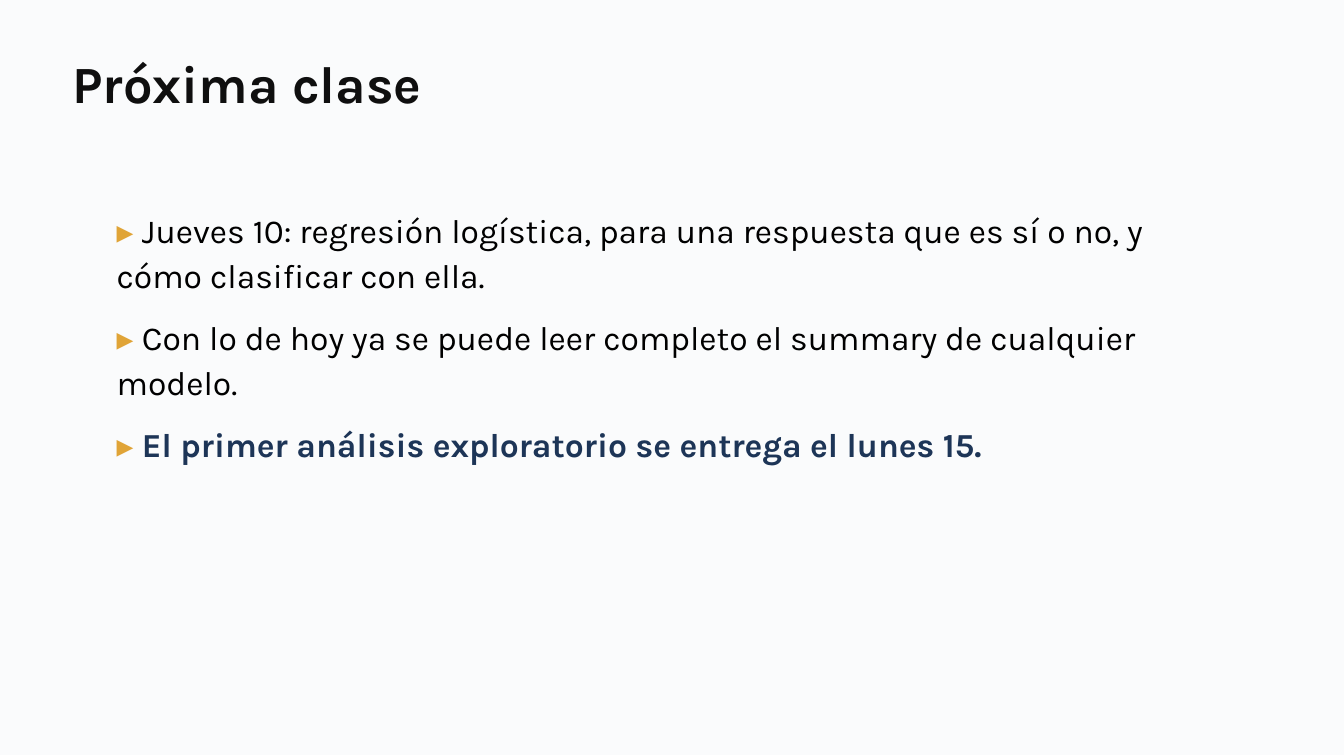
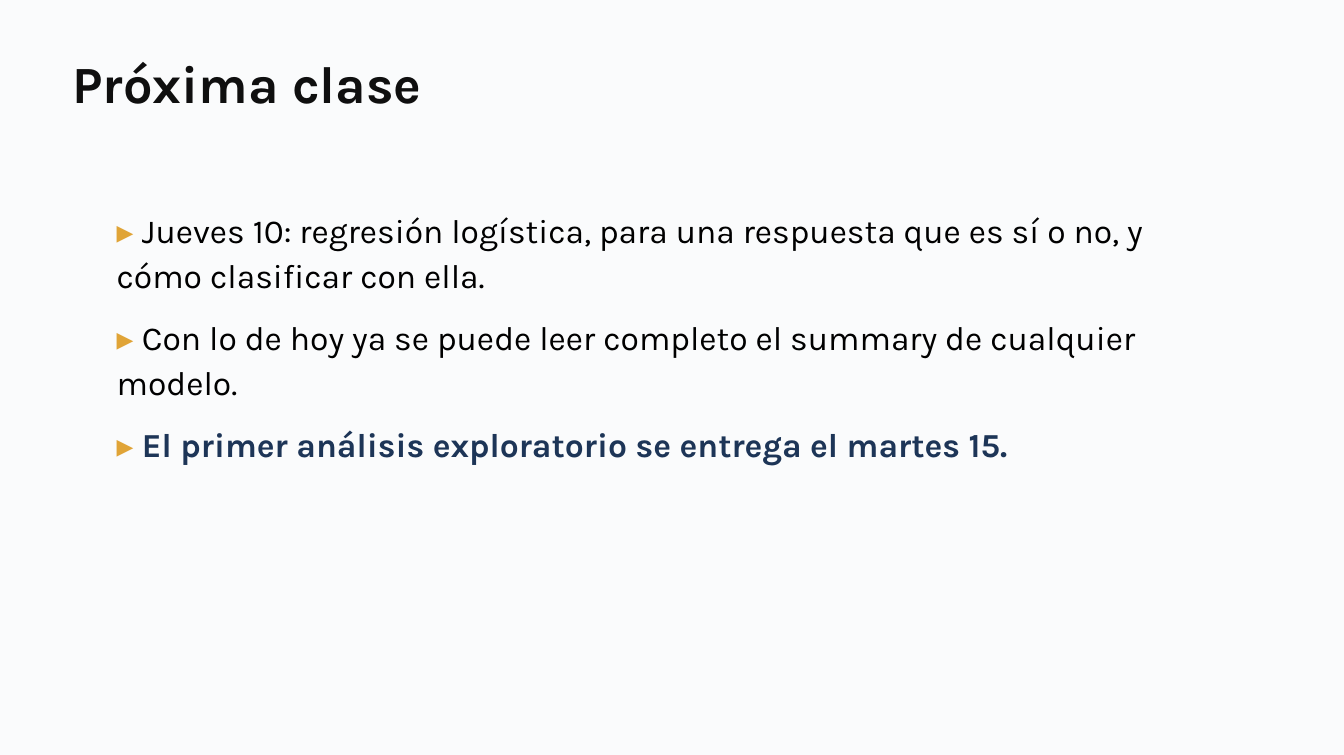
Before and after one commit to daniopitz/diplomado-cdd, a slide deck: slide 50 of presentaciones/clase05_probabilidad_inferencia.pptx. Drawn at 1344x755 pixels with LibreOffice and Linux fonts; fonts in the diff are those of the drawing. Boxes give left, top, right and bottom in pixels: in the first picture for what was removed or moved away, otherwise in the second. Text is boxed around its words. In the diff, an @@ line names an element or a change of style, - is before the commit and + after.

```diff
--- a/presentaciones/clase05_probabilidad_inferencia.pptx
+++ b/presentaciones/clase05_probabilidad_inferencia.pptx
@@ text at bbox=[142, 430, 1008, 466]: text changed @@
-▸ El primer análisis exploratorio se entrega el lunes 15.
+▸ El primer análisis exploratorio se entrega el martes 15.
```
Also in this commit, not shown: 1 other slide changed, 12 other files.
